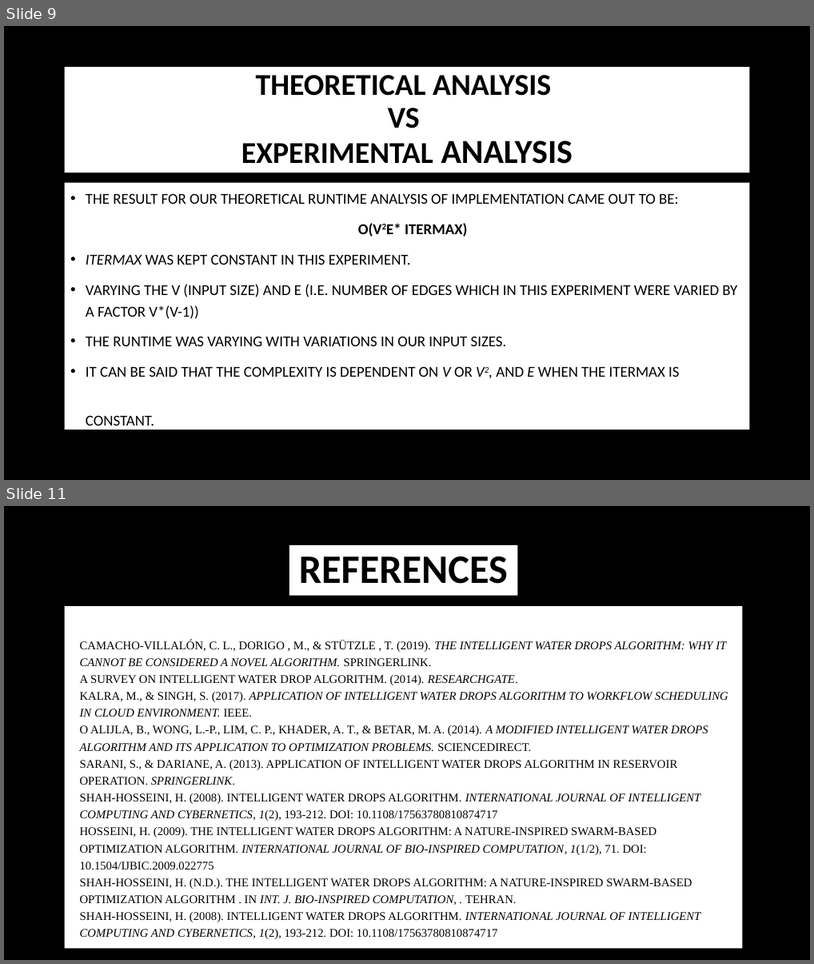
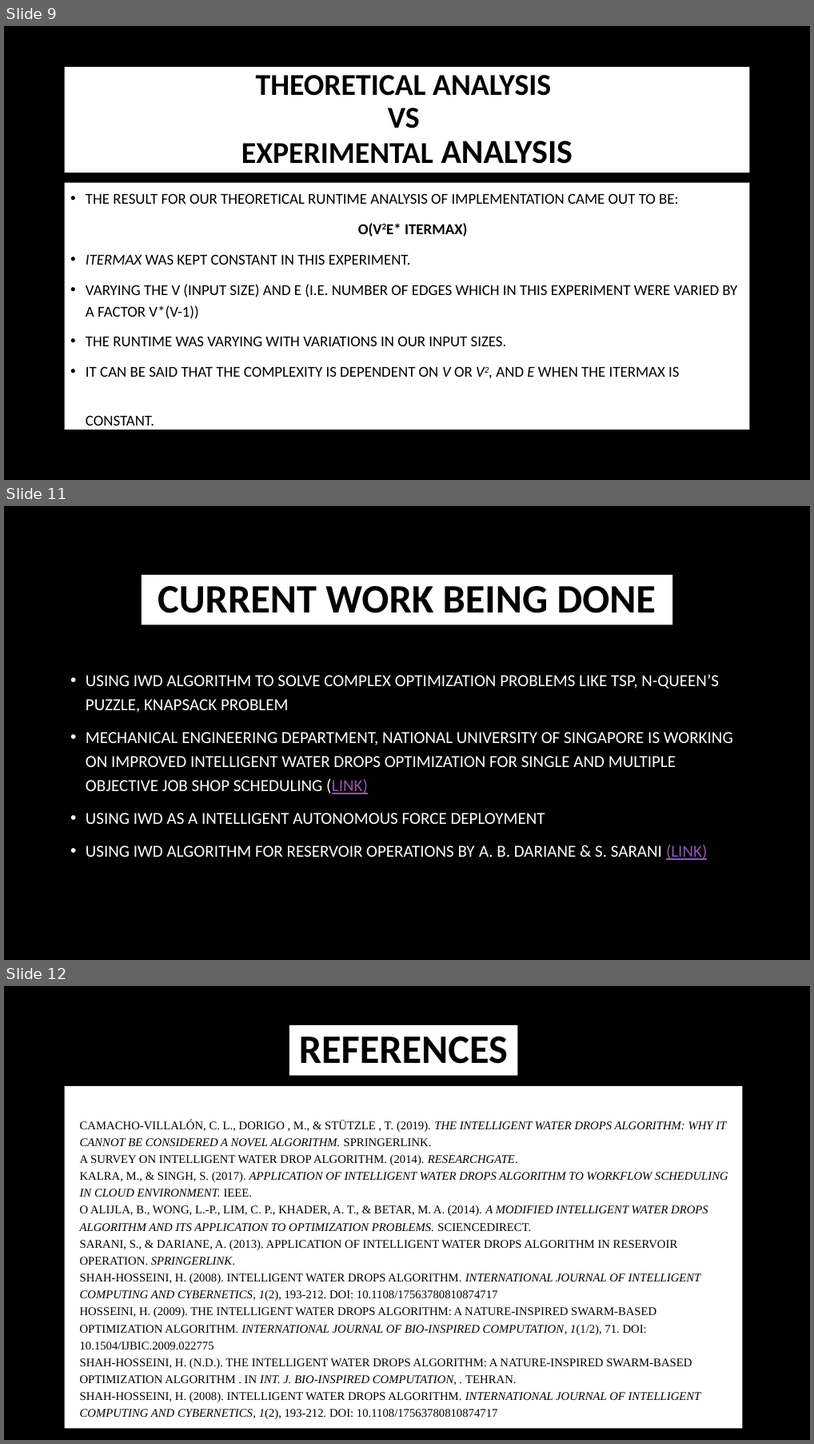
Before and after one commit to IqraSiddiqui/Portfolio, a slide deck: Documentation/final demo.pptx. Shown one above the other, each under a label of ours: slides 9 and 11 before the commit, slides 9, 11 and 12 after it; the slides between them are not shown. The pictures are 814x964 and 814x1444 pixels, drawn with LibreOffice and Linux fonts; fonts in the diff are those of the drawing; background and template pictures are left out. Boxes give left, top, right and bottom in pixels: in the first picture for what was removed or moved away, otherwise in the second. Text is boxed around its words. In the diff, an @@ line names an element or a change of style, - is before the commit and + after.

```diff
--- a/Documentation/final demo.pptx
+++ b/Documentation/final demo.pptx
@@ slide 11 added at box(4, 506, 810, 960), background picture (left out) @@
@@ title added at box(142, 575, 673, 625), fill #FFFFFF, 48 pt, text #000000, bold @@
+CURRENT WORK BEING DONE
@@ text added at box(86, 674, 734, 860), 20 pt, text #FFFFFF @@
+• USING IWD ALGORITHM TO SOLVE COMPLEX OPTIMIZATION PROBLEMS LIKE TSP, N-QUEEN’S PUZZLE, KNAPSACK PROBLEM
+• MECHANICAL ENGINEERING DEPARTMENT, NATIONAL UNIVERSITY OF SINGAPORE IS WORKING ON IMPROVED INTELLIGENT WATER DROPS OPTIMIZATION FOR SINGLE AND MULTIPLE OBJECTIVE JOB SHOP SCHEDULING (LINK)
+• USING IWD AS A INTELLIGENT AUTONOMOUS FORCE DEPLOYMENT
+• USING IWD ALGORITHM FOR RESERVOIR OPERATIONS BY A. B. DARIANE & S. SARANI (LINK)
@@ what was slide 11 is now slide 12 @@
```
Also in this commit, not shown: 2 slides changed.
